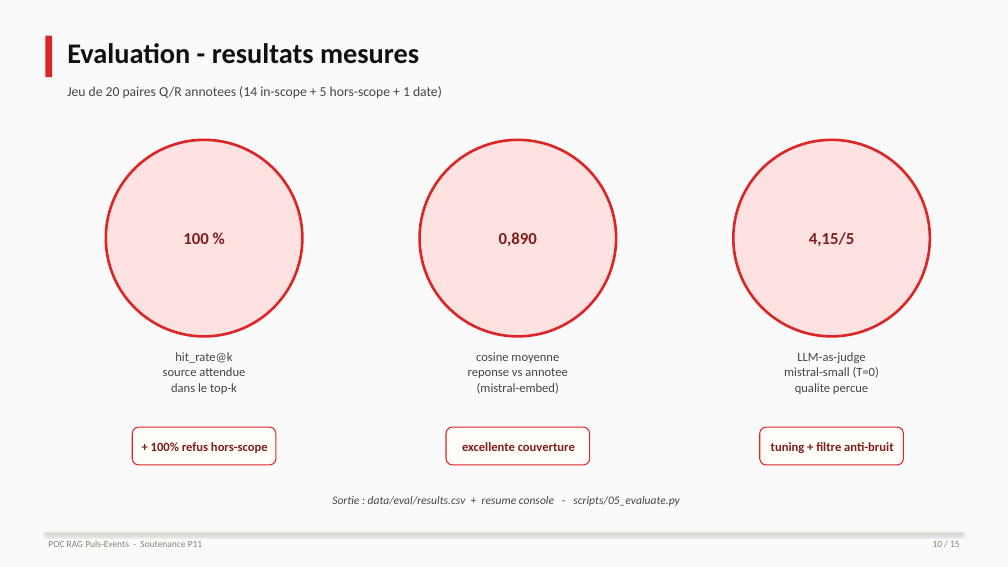
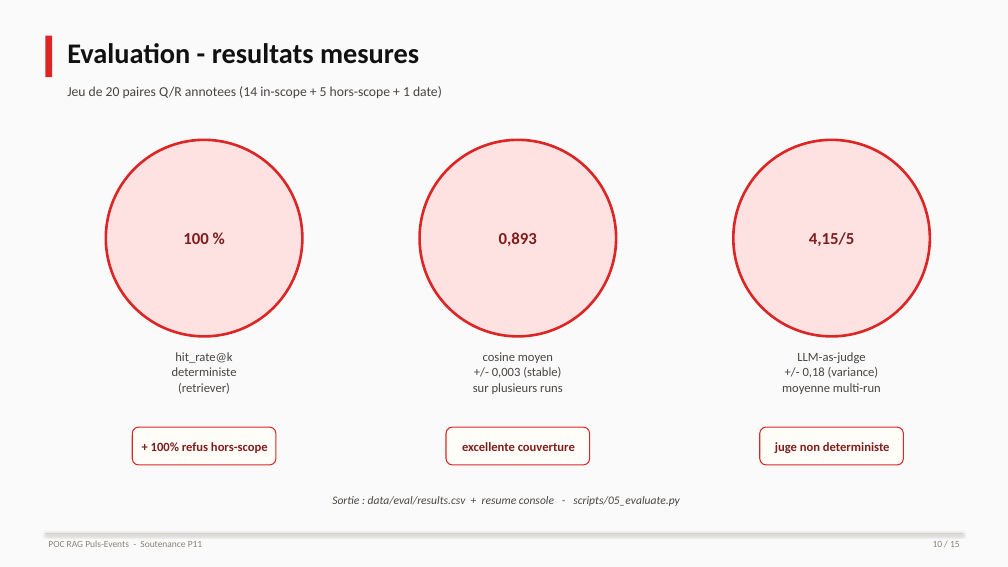
Before and after one commit to MoyLiG/P11, a slide deck: slide 10 of docs/presentation_editorial.pptx. Drawn at 1008x567 pixels with LibreOffice and Linux fonts; fonts in the diff are those of the drawing. Boxes give left, top, right and bottom in pixels: in the first picture for what was removed or moved away, otherwise in the second. Text is boxed around its words. In the diff, an @@ line names an element or a change of style, - is before the commit and + after.

```diff
--- a/docs/presentation_editorial.pptx
+++ b/docs/presentation_editorial.pptx
@@ text in ellipse at box(499, 232, 537, 246): text changed @@
-0,890
+0,893
@@ text at box(473, 352, 563, 394): text changed @@
-cosine moyenne
-reponse vs annotee
-(mistral-embed)
+cosine moyen
++/- 0,003 (stable)
+sur plusieurs runs
@@ text at box(172, 367, 237, 394): text changed @@
-source attendue
-dans le top-k
+deterministe
+(retriever)
@@ text at box(782, 367, 881, 394): text changed @@
-mistral-small (T=0)
-qualite percue
++/- 0,18 (variance)
+moyenne multi-run
@@ text in rounded rectangle at box(775, 442, 890, 453): text changed @@
-tuning + filtre anti-bruit
+juge non deterministe
```
Also in this commit, not shown: 19 other files.
